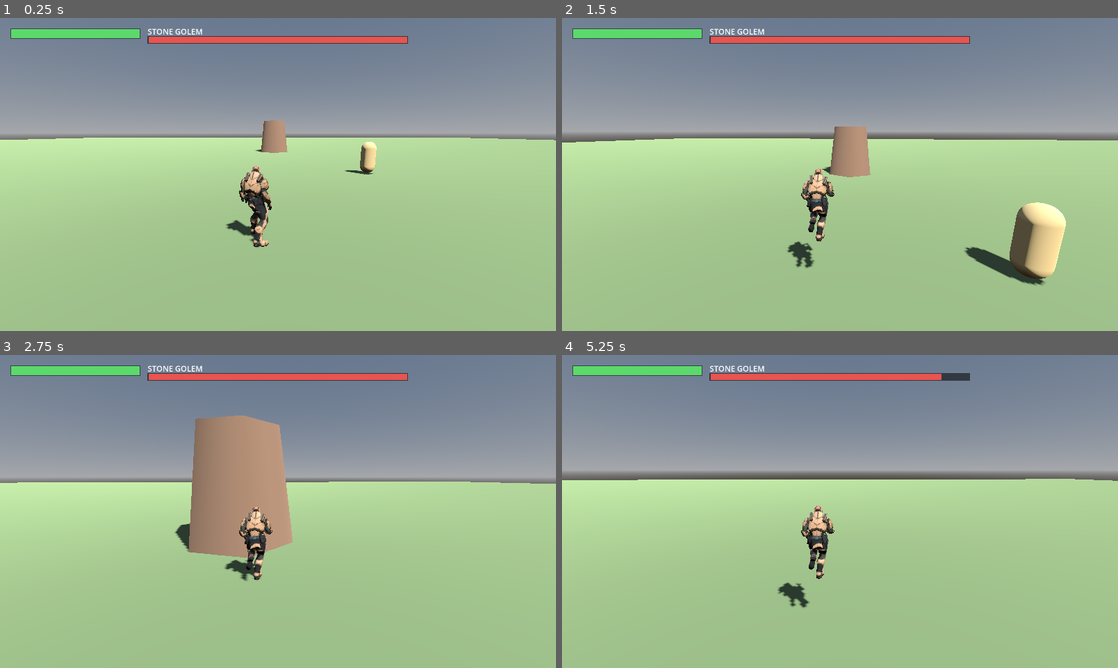
Above: before the commit, frames 1-4 (two rows, left to right).
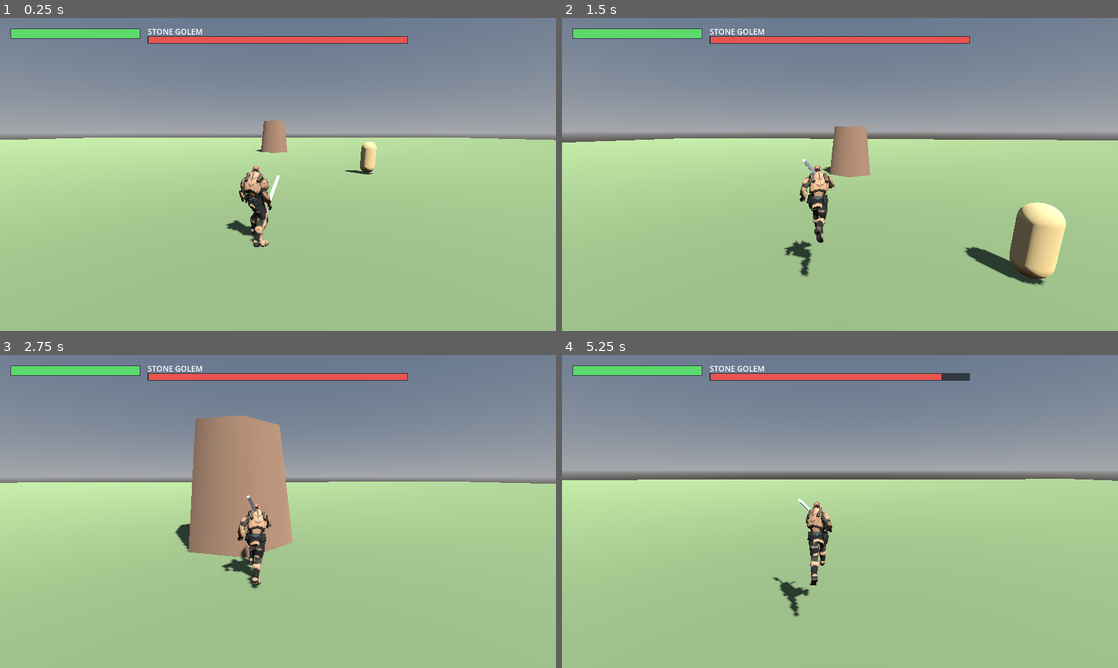
Above: after the commit, the same moments.

Repository: alison-crypto/Bossraid
Game: Godot game, scene res://Main.tscn
The game is run twice, just before and just after one commit, with the same random seed, the same clock (stepped at 60 frames per second) and the same inputs.
Inputs (mouse positions are in pixels of both pictures, inside the frame that each line leads up to):
- Up to frame 1 (0.25 s): no input
- Up to frame 2 (1.5 s): tap Enter at 0.5 s; move the mouse to (867, 174) at 0.52 s; hold Shift 0.53-1.28 s; hold W from 0.53 s (still down); click (867, 174) at 0.67 s; tap Space at 0.77 s; move the mouse to (812, 174) at 1.27 s; tap Shift at 1.35 s
- Up to frame 3 (2.75 s): keep holding W; tap Space at 1.52 s; move the mouse to (289, 505) at 2.02 s; hold Shift from 2.03 s (still down)
- Up to frame 4 (5.25 s): keep holding W; move the mouse to (834, 517) at 2.77 s; release Shift at 2.78 s; tap Shift at 2.85, 4.35 s; click (834, 517) at 2.92 s; tap Space at 3.02, 3.77, 4.52 s; move the mouse to (878, 514) at 3.52 s; hold Shift 3.53-4.28 s; move the mouse to (795, 508) at 4.27 s; move the mouse to (845, 511) at 5.02 s; hold Shift from 5.03 s (still down); click (845, 511) at 5.17 s

The runs differ from the first frame. In frame 1, less than 0.1% of the frame differs, in the area x 46-51%, y 50-66%; in frame 2, 0.9%; in frame 3, 0.8%; in frame 4, 1.0%, in the area x 37-49%, y 45-84%.

Commit message:
Godot: loop character animations + attach a weapon to the hand bone
- Animations weren't playing because imported glTF clips default to no loop:
  now find the AnimationPlayer robustly, set locomotion clips to LOOP_LINEAR,
  match idle/run by name (case-insensitive), and print the clip list to Output.
- Attach a sword to the right-hand bone via BoneAttachment3D (matches the bone
  by name suffix; counter-scales to a sane world size since the hand bone may be
  heavily scaled).

https://claude.ai/code/session_01T2UvrvtPQEdDNw9UqU1nTn

Diff:
--- a/godot/Main.gd
+++ b/godot/Main.gd
@@ -32,6 +32,11 @@
 var pitch := -0.2
 var gravity: float = ProjectSettings.get_setting("physics/3d/default_gravity", 9.8)
 var cur_anim := ""
+var idle_anim := ""
+var run_anim := ""
+var weapon: MeshInstance3D
+var weapon_attach: BoneAttachment3D
+var weapon_scaled := false
 var model_facing := 0.0
 
 var player_hp := PLAYER_MAX
@@ -195,9 +200,8 @@
 	if scene:
 		model = scene.instantiate()
 		player.add_child(model)
-		anim = model.find_child("AnimationPlayer", true, false)
-		if anim:
-			_play("Idle")
+		_setup_animation()
+		_attach_weapon()
 	else:
 		var fb := MeshInstance3D.new()
 		var caps := CapsuleMesh.new()
@@ -258,8 +262,74 @@
 	return r
 
 
+func _setup_animation() -> void:
+	anim = model.find_child("AnimationPlayer", true, false)
+	if anim == null:
+		var aps := model.find_children("*", "AnimationPlayer", true, false)
+		if aps.size() > 0:
+			anim = aps[0]
+	if anim == null:
+		push_warning("Bossraid: no AnimationPlayer found on character")
+		return
+	var list := anim.get_animation_list()
+	print("Bossraid: character animations = ", list)
+	# Imported glTF clips don't loop by default — make locomotion clips loop.
+	for n in list:
+		var a := anim.get_animation(n)
+		if a:
+			a.loop_mode = Animation.LOOP_LINEAR
+	idle_anim = _match_anim(list, ["idle"])
+	run_anim = _match_anim(list, ["run", "jog", "walk"])
+	if idle_anim == "" and list.size() > 0:
+		idle_anim = list[0]
+	if run_anim == "":
+		run_anim = idle_anim
+	if idle_anim != "":
+		anim.play(idle_anim)
+		cur_anim = idle_anim
+
+
+func _match_anim(list, keys) -> String:
+	for n in list:
+		var ln := String(n).to_lower()
+		for k in keys:
+			if ln.find(k) != -1:
+				return n
+	return ""
+
+
+func _attach_weapon() -> void:
+	var skels := model.find_children("*", "Skeleton3D", true, false)
+	if skels.size() == 0:
+		return
+	var skel: Skeleton3D = skels[0]
+	var hand := -1
+	for i in skel.get_bone_count():
+		var clean := ""
+		for ch in skel.get_bone_name(i).to_lower():
+			if ch >= "a" and ch <= "z":
+				clean += ch
+		if clean.ends_with("righthand") or clean.ends_with("handr"):
+			hand = i
+			break
+	if hand < 0:
+		return
+	weapon_attach = BoneAttachment3D.new()
+	weapon_attach.bone_idx = hand
+	skel.add_child(weapon_attach)
+	weapon = MeshInstance3D.new()
+	var blade := BoxMesh.new()
+	blade.size = Vector3(0.06, 0.06, 1.1)
+	var bm := StandardMaterial3D.new()
+	bm.albedo_color = Color(0.85, 0.9, 1.0)
+	bm.metallic = 0.6
+	blade.material = bm
+	weapon.mesh = blade
+	weapon_attach.add_child(weapon)
+
+
 func _play(anim_name: String) -> void:
-	if anim and cur_anim != anim_name and anim.has_animation(anim_name):
+	if anim and anim_name != "" and cur_anim != anim_name and anim.has_animation(anim_name):
 		anim.play(anim_name, 0.2)
 		cur_anim = anim_name
 
@@ -318,9 +388,17 @@
 			var target := atan2(dir.x, dir.z) + (PI if MODEL_FACE_FLIP else 0.0)
 			model_facing = lerp_angle(model_facing, target, 0.2)
 			model.rotation.y = model_facing
-		_play("Run")
+		_play(run_anim)
 	else:
-		_play("Idle")
+		_play(idle_anim)
+
+	# Size the held weapon to ~world scale (the hand bone may be heavily scaled).
+	if weapon_attach and not weapon_scaled:
+		var s: float = weapon_attach.global_transform.basis.get_scale().x
+		if s > 0.0001:
+			weapon.scale = Vector3.ONE / s
+			weapon.position = Vector3(0, 0, 0.55) / s
+			weapon_scaled = true
 
 	_update_boss(delta)
 	_update_combat(delta)
